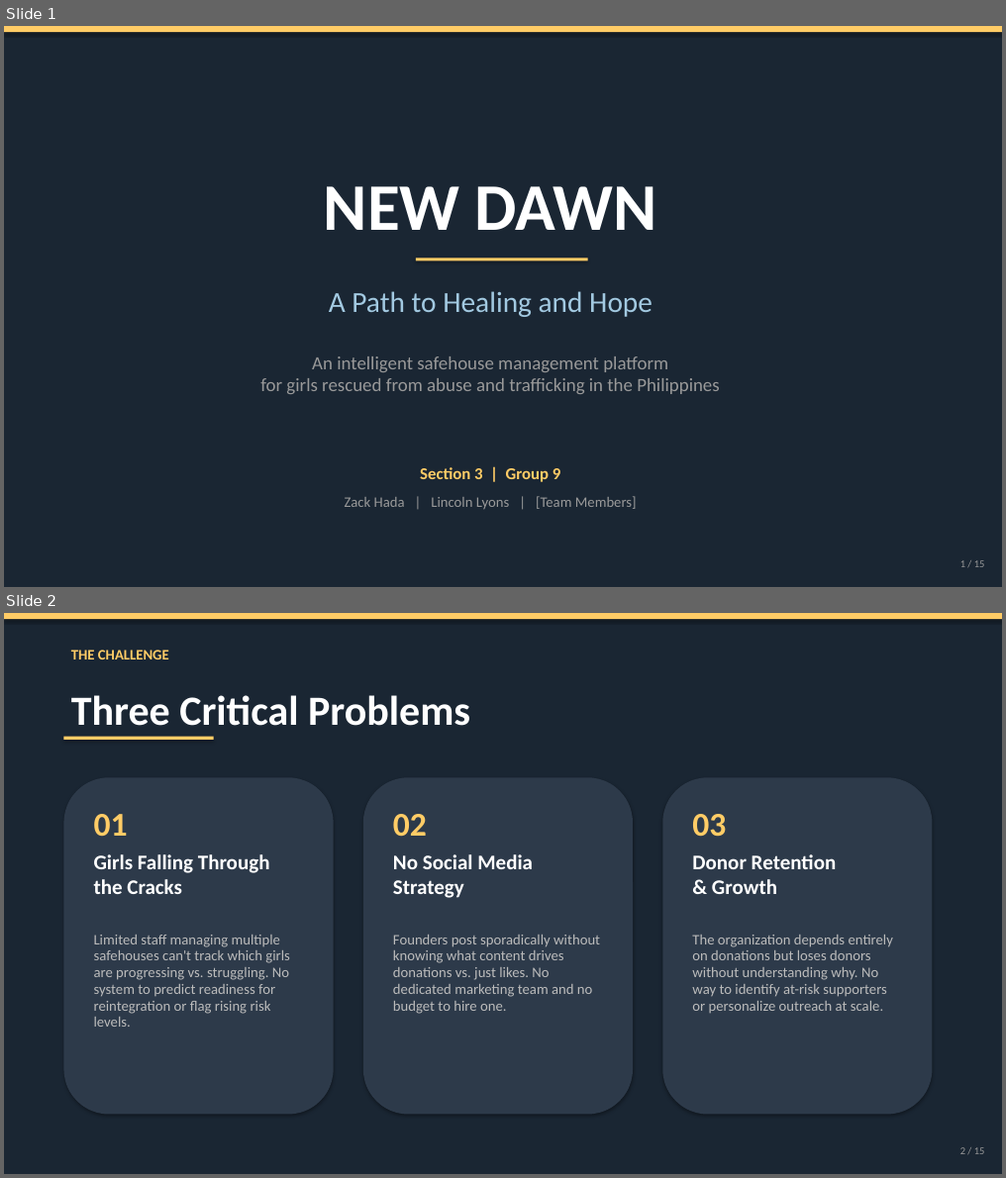
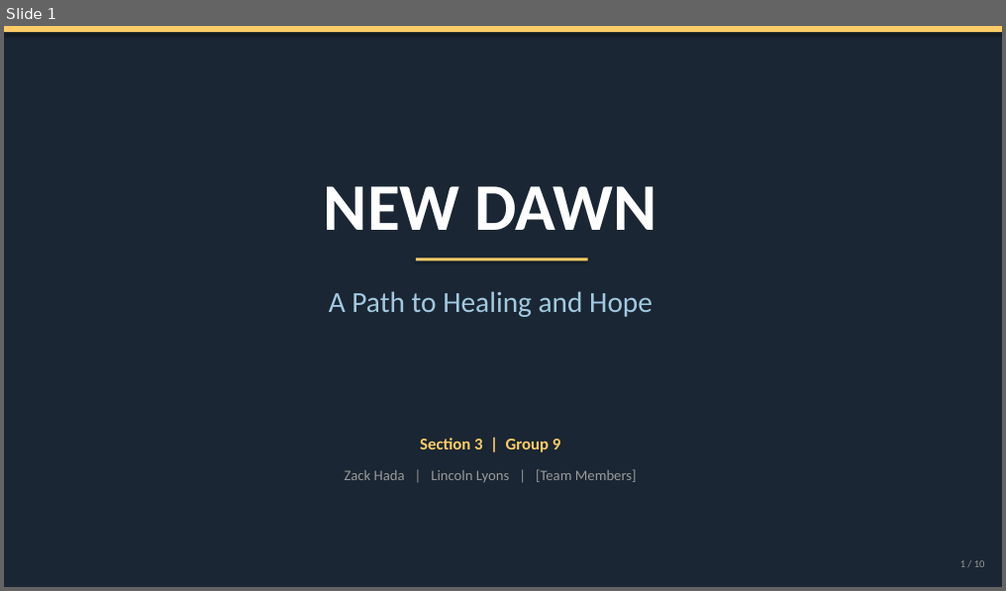
Before and after one commit to linklyns/New-Dawn, a slide deck: presentation/New_Dawn_Presentation.pptx. Shown one above the other, each under a label of ours: slides 1 and 2 before the commit, slide 1 after it. The pictures are 1006x1178 and 1006x591 pixels, drawn with LibreOffice and Linux fonts; fonts in the diff are those of the drawing. Boxes give left, top, right and bottom in pixels: in the first picture for what was removed or moved away, otherwise in the second. Text is boxed around its words. In the diff, an @@ line names an element or a change of style, - is before the commit and + after.

```diff
--- a/presentation/New_Dawn_Presentation.pptx
+++ b/presentation/New_Dawn_Presentation.pptx
@@ slide 2 removed at box(4, 613, 1002, 1174), background #1A2633 @@
@@ rectangle removed at box(4, 613, 1002, 619) @@
@@ text removed at box(71, 650, 169, 660) @@
-THE CHALLENGE
@@ text removed at box(71, 695, 470, 726) @@
-Three Critical Problems
@@ rectangle removed at box(63, 737, 214, 740) @@
@@ rounded rectangle removed at box(63, 777, 334, 1115) @@
@@ rounded rectangle removed at box(363, 777, 633, 1115) @@
@@ rounded rectangle removed at box(662, 777, 933, 1115) @@
@@ text removed at box(94, 814, 128, 836) @@
-01
@@ text removed at box(393, 814, 427, 837) @@
-02
@@ text removed at box(692, 814, 726, 837) @@
-03
@@ text removed at box(94, 855, 270, 894) @@
-Girls Falling Through
-the Cracks
@@ text removed at box(393, 855, 533, 898) @@
-No Social Media
-Strategy
@@ text removed at box(692, 855, 837, 894) @@
-Donor Retention
-& Growth
@@ text removed at box(94, 935, 290, 1027) @@
-Limited staff managing multiple safehouses can't track which girls are progressing vs. struggling. No system to predict readiness for reintegration or flag rising risk levels.
@@ text removed at box(393, 935, 600, 1014) @@
-Founders post sporadically without knowing what content drives donations vs. just likes. No dedicated marketing team and no budget to hire one.
@@ text removed at box(692, 935, 893, 1014) @@
-The organization depends entirely on donations but loses donors without understanding why. No way to identify at-risk supporters or personalize outreach at scale.
@@ text removed at box(960, 1148, 985, 1155) @@
-2 / 15
@@ slide 1 changed as well @@
@@ text removed at box(260, 357, 719, 394) @@
-An intelligent safehouse management platform
-for girls rescued from abuse and trafficking in the Philippines
@@ text "Section 3 | Group 9": place and size @@
-text "Section 3 | Group 9" at box(420, 468, 560, 482)
+text "Section 3 | Group 9" at box(420, 438, 560, 453)
@@ text "Zack Hada | Lincoln Lyons ...": place and size @@
-text "Zack Hada | Lincoln Lyons ..." at box(345, 496, 637, 509)
+text "Zack Hada | Lincoln Lyons ..." at box(345, 470, 637, 482)
```
Also in this commit, not shown: 6 other slides changed, 3 slides added, 7 other slides removed, 1 other file.
